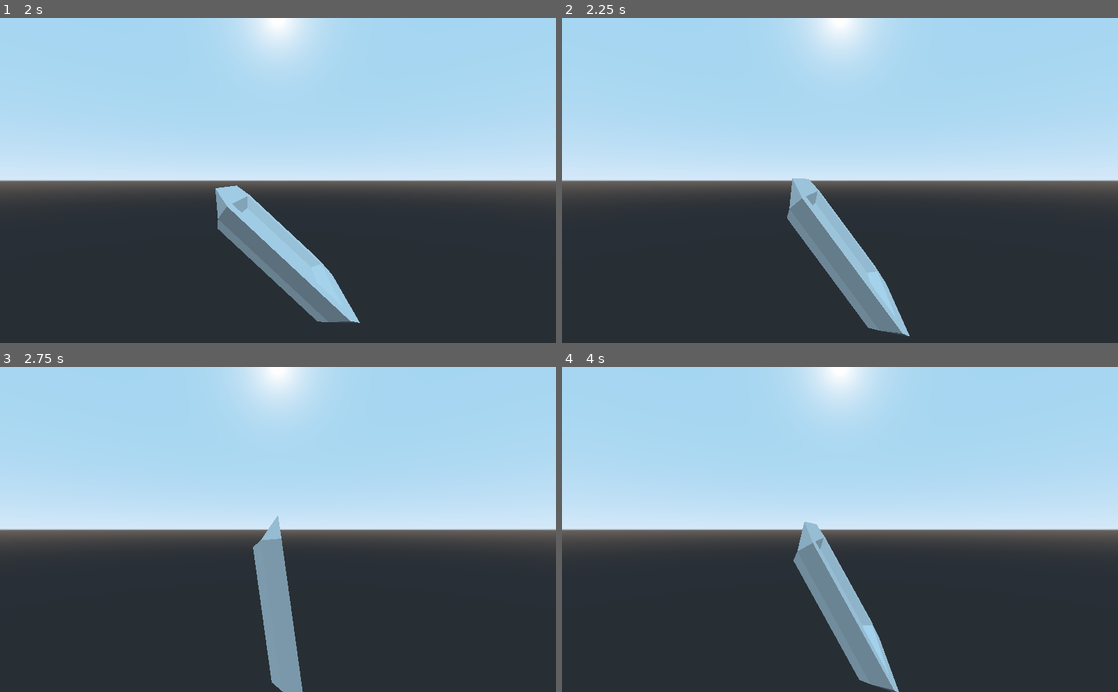
Above: before the commit, frames 1-4 (two rows, left to right).
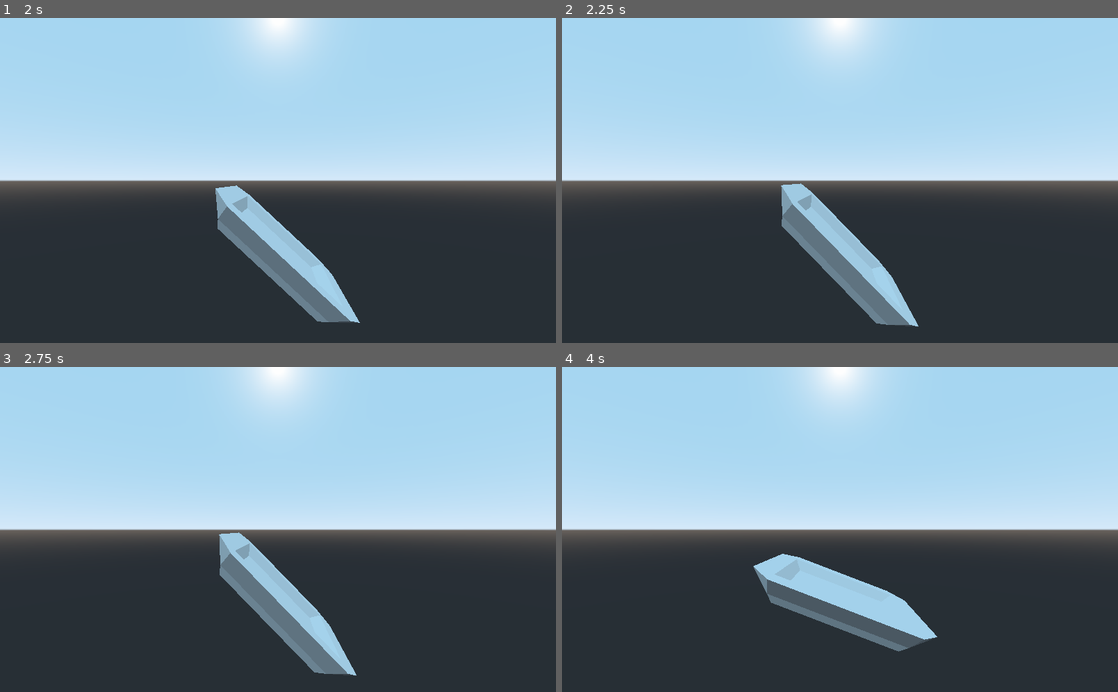
Above: after the commit, the same moments.

Repository: GameJams-butnamealreadytaken/LD49-Poutinegrade
Game: Godot game, scene res://assets/scenes/tray/tray.tscn
Same seed, same stepped clock (60 frames per second), same inputs: the game is played once before the commit and once after it. This scene is started directly instead of the project's main scene.
Inputs:
- Up to frame 1 (2 s): hold D (move_right) 0.53-1.28 s; hold S (move_backward) from 1.28 s (still down)
- Up to frame 2 (2.25 s): tap Enter at 2 s; release S (move_backward) at 2.03 s; hold D (move_right) from 2.03 s (still down)
- Up to frame 3 (2.75 s): keep holding D (move_right)
- Up to frame 4 (4 s): release D (move_right) at 2.78 s; hold Z (move_forward) 2.78-3.53 s; tap Space at 3.5 s; hold Q (move_left) from 3.53 s (still down)

Frame 1 is identical in both runs. In frame 2, 1.9% of the frame differs, in the area x 39-65%, y 49-98%; in frame 3, 5.4%; in frame 4, 6.2%, in the area x 34-68%, y 47-100%.

Commit message:
Added tray max rotation

Diff:
--- a/project/assets/scenes/tray/trayController.gd
+++ b/project/assets/scenes/tray/trayController.gd
@@ -1,6 +1,7 @@
 extends Spatial
 
 export(float) var rotation_speed = 1.0
+export(float) var max_rotation_angle = 45.0
 var rot_angle = 0.0
 
 # Called when the node enters the scene tree for the first time.
@@ -11,9 +12,11 @@
 # Called every frame. 'delta' is the elapsed time since the previous frame.
 func _process(delta):
 	rot_angle = 0.0
-	if Input.is_action_pressed("tray_left"):
+	var current_angle = rad2deg(get_transform().basis.get_euler().z)
+
+	if Input.is_action_pressed("tray_left") and current_angle < max_rotation_angle:
 		rot_angle = rotation_speed * delta
-	elif Input.is_action_pressed("tray_right"):
+	elif Input.is_action_pressed("tray_right") and current_angle > -max_rotation_angle:
 		rot_angle = -rotation_speed * delta
 
 
